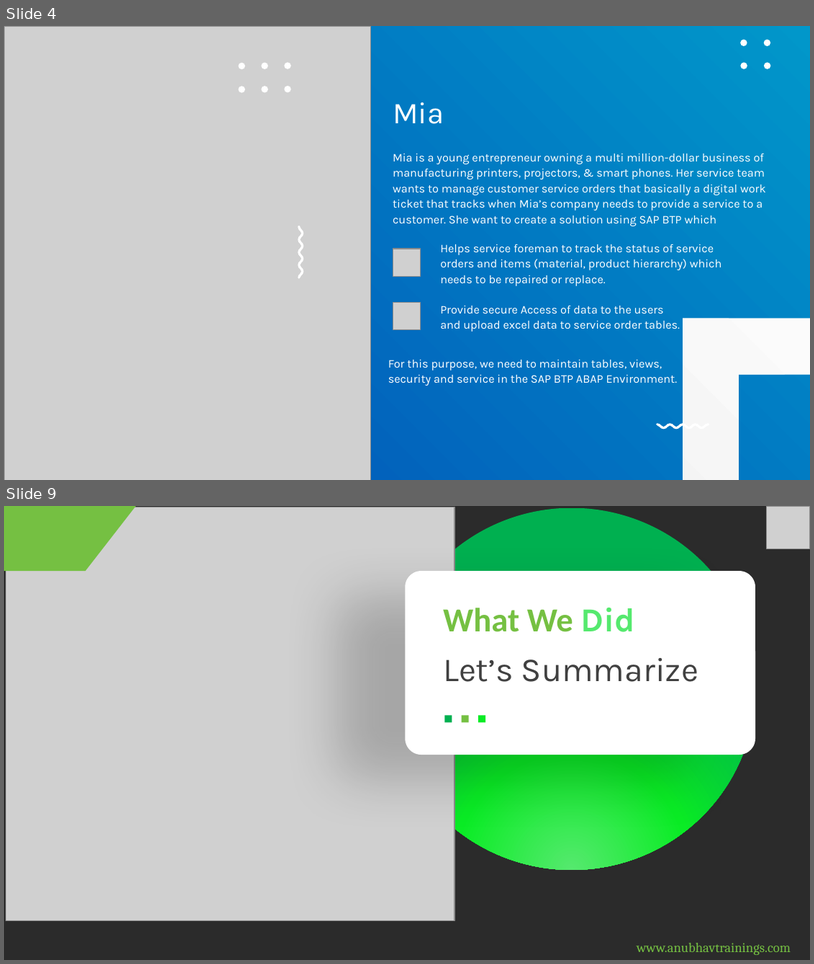
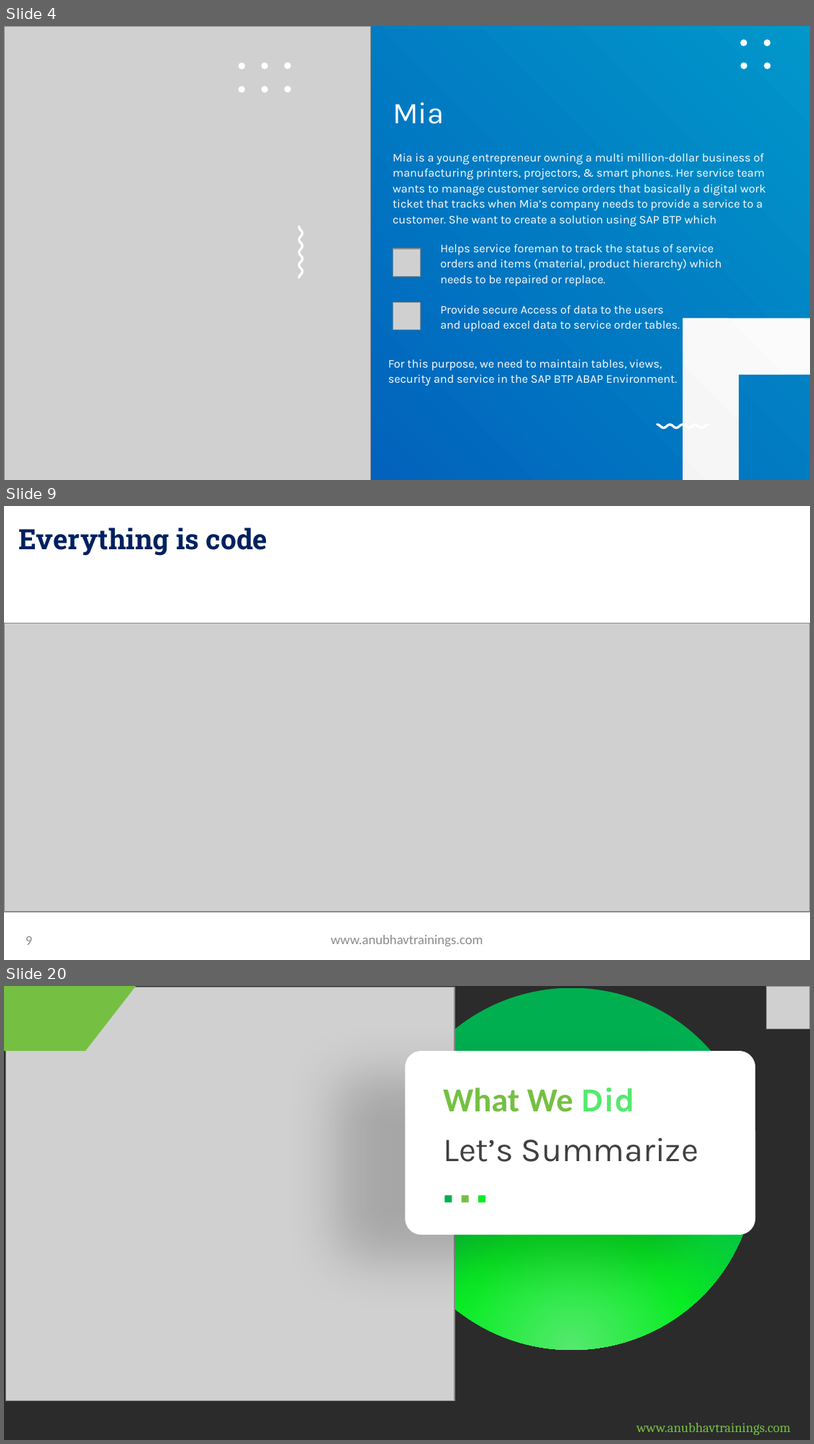
Before and after one commit to soyuztechnologies/SAP_Build_End_to_End, a slide deck: Day 30/SAP Build Training Day 30.pptx. Shown one above the other, each under a label of ours: slides 4 and 9 before the commit, slides 4, 9 and 20 after it; the slides between them are not shown. The pictures are 814x964 and 814x1444 pixels, drawn with LibreOffice and Linux fonts; fonts in the diff are those of the drawing; grey boxes stand for pictures; background and template pictures are left out; a plain dark background stands for a picture behind light text. Boxes give left, top, right and bottom in pixels: in the first picture for what was removed or moved away, otherwise in the second. Text is boxed around its words. In the diff, an @@ line names an element or a change of style, - is before the commit and + after.

```diff
--- a/Day 30/SAP Build Training Day 30.pptx
+++ b/Day 30/SAP Build Training Day 30.pptx
@@ slide 9 added at (4, 506, 810, 960), background picture (left out) @@
@@ title added at (19, 528, 268, 556), 25 pt, text gradient #002060 to #0070C0, bold @@
+Everything is code
@@ picture added at (4, 623, 810, 911) @@
@@ page number added at (26, 936, 32, 944), 12 pt, text #8C8C8C @@
+9
@@ text added at (331, 934, 483, 946), 12 pt, text #8C8C8C @@
+www.anubhavtrainings.com
@@ what was slide 9 is now slide 20 @@
```
Also in this commit, not shown: 2 slides changed, 10 other slides added, 4 other files.
